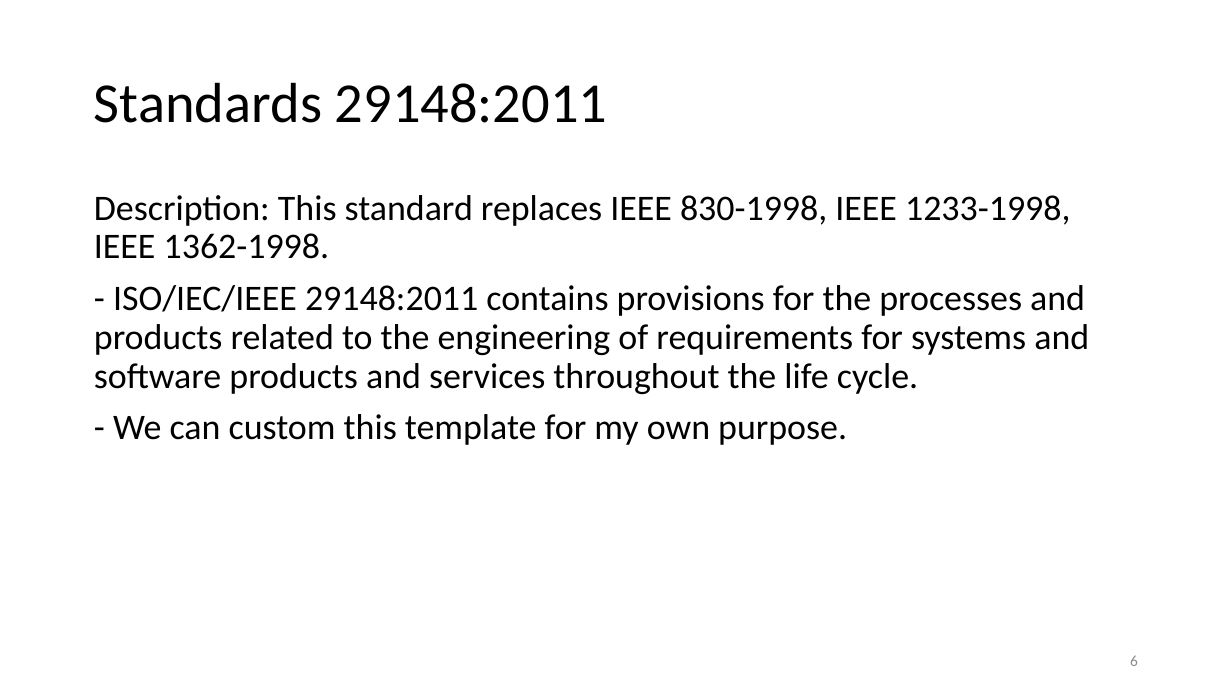
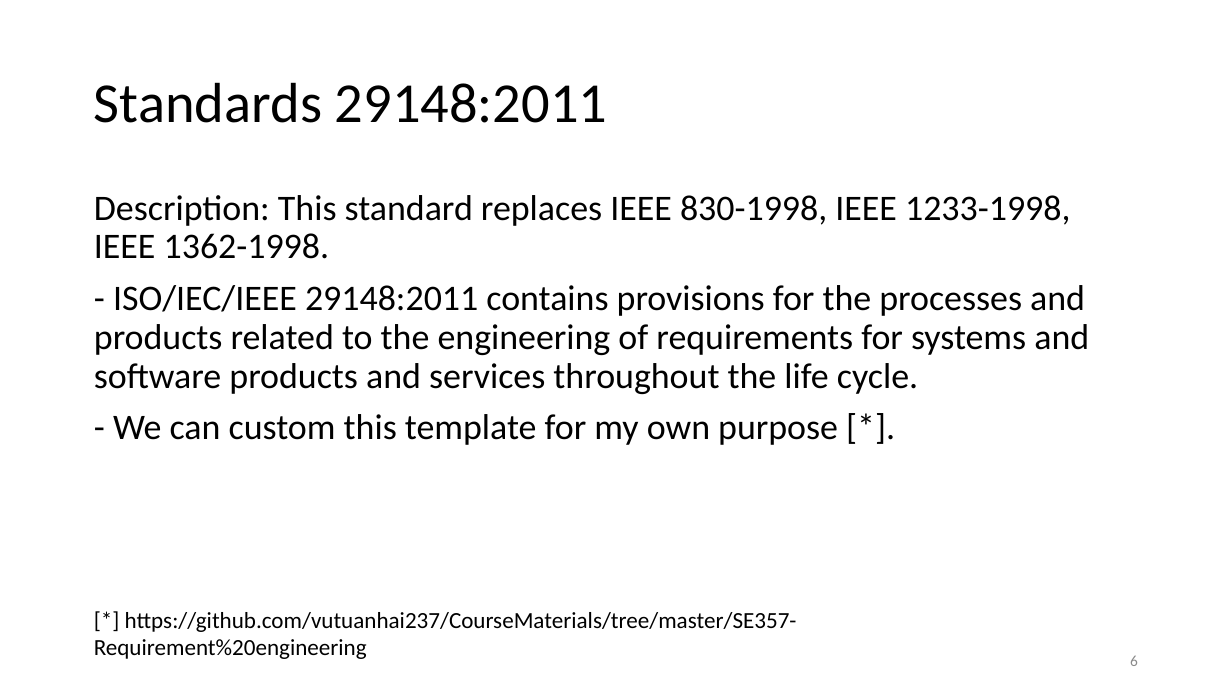
Before and after one commit to vutuanhai237/CourseMaterials, a slide deck: slide 6 of SE357-Requirement engineering/Requirement engineering - Framework.pptx. Drawn at 1232x693 pixels with LibreOffice and Linux fonts; fonts in the diff are those of the drawing. Boxes give left, top, right and bottom in pixels: in the first picture for what was removed or moved away, otherwise in the second. Text is boxed around its words. In the diff, an @@ line names an element or a change of style, - is before the commit and + after.

Commit message:
Update SE357

```diff
--- a/SE357-Requirement engineering/Requirement engineering - Framework.pptx
+++ b/SE357-Requirement engineering/Requirement engineering - Framework.pptx
@@ text at bbox=[113, 414, 838, 445]: text changed @@
-- We can custom this template for my own purpose.
+- We can custom this template for my own purpose [*].
@@ text added at bbox=[94, 612, 797, 659], 18 pt, text #000000 @@
+[*] https://github.com/vutuanhai237/CourseMaterials/tree/master/SE357-Requirement%20engineering
```
